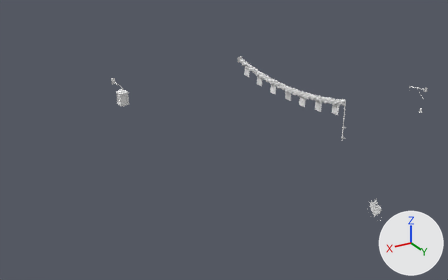
Renders of the Blender file assets/eclipse/source/lane_landmarks.blend from each side of a commit.
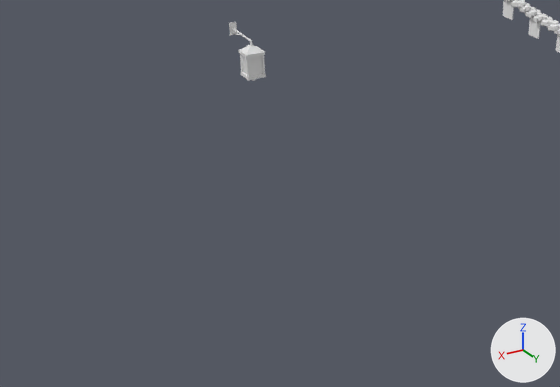
Each version is shown whole from a 50 mm lens placed at (12.21, 11.59, 8.84), pointed at (3.84, -2.36, 1.86), then close up on the part from 0% to 61% of the width and 24% to 91% of the height. The lights are fixed; the arrows at lower right show +X, +Y and +Z. The last two pictures show the newer version.

Objects in the first close-up: 'garland', 'red_lantern'.
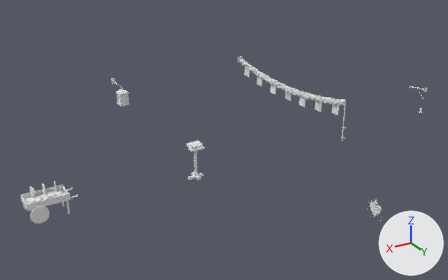
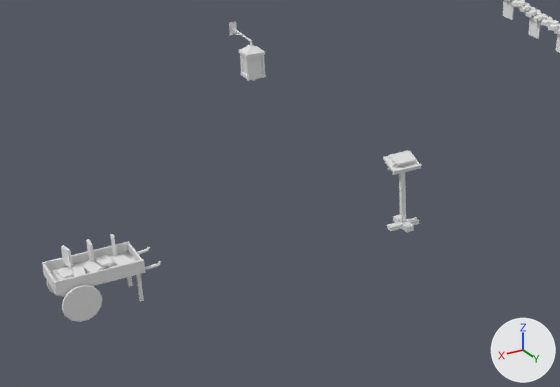
Commit message: feat(metro): his threshold dressed: lectern, chained book, book barrow

The change, as a list of edits to the scene's bpy script:
```text
Add mat_leather_red:
    mat_leather_red = principled_material('leather_red')
    mat_leather_red.base_color = (0.8, 0.8, 0.8)  # white #e7e7e7
Add mat_wood:
    mat_wood = principled_material('wood')
    mat_wood.base_color = (0.8, 0.8, 0.8)  # white #e7e7e7
Add mat_cloth:
    mat_cloth = principled_material('cloth')
    mat_cloth.base_color = (0.8, 0.8, 0.8)  # white #e7e7e7
Add mat_leather_brown:
    mat_leather_brown = principled_material('leather_brown')
    mat_leather_brown.base_color = (0.8, 0.8, 0.8)  # white #e7e7e7
Add mat_page_edge:
    mat_page_edge = principled_material('page_edge')
    mat_page_edge.base_color = (0.8, 0.8, 0.8)  # white #e7e7e7
Add me_book_barrow:
    me_book_barrow.from_pydata(...)  # 340 vertices, 266 faces; spans x 7.743..9.2, y -4.485..-3.665, z 0.0..0.846
    me_book_barrow.polygons.foreach_set('use_smooth', [True] * 266)
    # faces by material slot: [186, 8, 36, 18, 18]
    me_book_barrow.materials.append(mat_wood)  # white #e7e7e7
    me_book_barrow.materials.append(mat_iron)  # white #e7e7e7
    me_book_barrow.materials.append(mat_leather_brown)  # white #e7e7e7
    me_book_barrow.materials.append(mat_leather_red)  # white #e7e7e7
    me_book_barrow.materials.append(mat_cloth)  # white #e7e7e7
Add me_lectern_book_cover:
    me_lectern_book_cover.from_pydata(...)  # 72 vertices, 80 faces; spans x 3.745..4.072, y -4.068..-3.847, z 1.112..1.204
    me_lectern_book_cover.polygons.foreach_set('use_smooth', [True] * 80)
    # faces by material slot: [6, 74]
    me_lectern_book_cover.materials.append(mat_leather_red)  # white #e7e7e7
    me_lectern_book_cover.materials.append(mat_iron)  # white #e7e7e7
Add me_lectern_book_block:
    me_lectern_book_block.from_pydata([(3.75, -4.083, 1.133), (3.75, -3.877, 1.057), (3.75, -3.856, 1.114), (3.75, -4.063, 1.189), (4.05, -4.083, 1.133), (4.05, -4.063, 1.189), (4.05, -3.856, 1.114), (4.05, -3.877, 1.057)], [], [(0, 3, 2, 1), (4, 7, 6, 5), (0, 4, 5, 3), (1, 2, 6, 7), (0, 1, 7, 4), (3, 5, 6, 2)])
    me_lectern_book_block.polygons.foreach_set('use_smooth', [True] * 6)
    me_lectern_book_block.materials.append(mat_page_edge)  # white #e7e7e7
Add me_lectern:
    me_lectern.from_pydata(...)  # 80 vertices, 68 faces; spans x 3.65..4.155, y -4.2..-3.76, z 0.0..1.153
    me_lectern.polygons.foreach_set('use_smooth', [True] * 68)
    # faces by material slot: [36, 32]
    me_lectern.materials.append(mat_wood)  # white #e7e7e7
    me_lectern.materials.append(mat_iron)  # white #e7e7e7
Add ob_book_barrow:
    ob_book_barrow = bpy.data.objects.new('book_barrow', me_book_barrow)
    ob_book_barrow.location = (0.0, 0.0, 0.0)
Add ob_lectern_book_cover:
    ob_lectern_book_cover = bpy.data.objects.new('lectern_book_cover', me_lectern_book_cover)
    ob_lectern_book_cover.location = (0.0, 0.0, 0.0)
Add ob_lectern_book_block:
    ob_lectern_book_block = bpy.data.objects.new('lectern_book_block', me_lectern_book_block)
    ob_lectern_book_block.location = (0.0, 0.0, 0.0)
Add ob_lectern:
    ob_lectern = bpy.data.objects.new('lectern', me_lectern)
    ob_lectern.location = (0.0, 0.0, 0.0)
```

What differs and where, as boxes [x1, y1, x2, y2] in the close-ups (560 x 387 px):
'book_barrow', added: after [42, 234, 161, 322]
    faces in mat_wood (white #e7e7e7): [42, 241, 161, 322]
    faces in mat_leather_brown (white #e7e7e7): [56, 245, 136, 279]
    faces in mat_cloth (white #e7e7e7): [84, 239, 114, 268]
    faces in mat_leather_red (white #e7e7e7): [106, 234, 133, 268]
'lectern', added: after [383, 151, 422, 232]
    faces in mat_wood (white #e7e7e7): [383, 151, 422, 232]
'lectern_book_cover', added: after [390, 150, 415, 165]
    faces in mat_leather_red (white #e7e7e7): [390, 150, 415, 165]
'lectern_book_block', added: after [390, 156, 414, 168]
